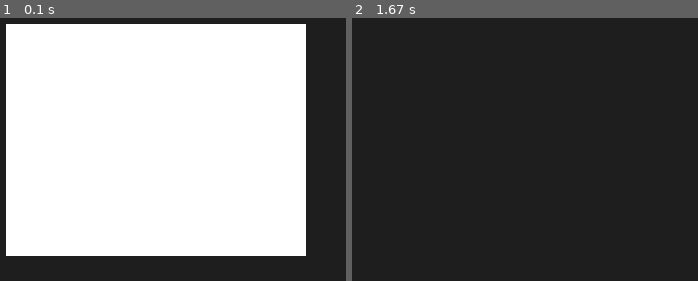
Above: before the commit, frames 1-2 (left to right).
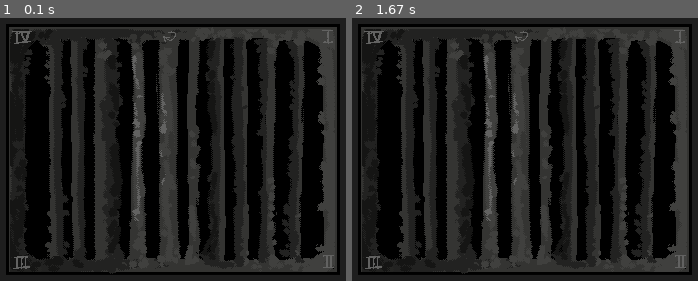
Above: after the commit, the same moments.

Repository: charles-kahlenberg/Bomb-defusal
Game: pygame game, started from flingtest.py
The game is run twice, just before and just after one commit, with the same random seed, the same clock (stepped at 60 frames per second) and the same inputs.
Inputs:
- Up to frame 1 (0.1 s): no input
- Up to frame 2 (1.67 s): tap Enter at 0.33 s

The runs differ from the first frame. In frame 1, 87% of the frame differs, in the area x 1-99%, y 2-98%; in frame 2, 49%.

Commit message:
Update flingtest.py

Diff:
--- a/flingtest.py
+++ b/flingtest.py
@@ -1,9 +1,15 @@
 import pygame
+import random
+import sys
+import numpy as np
+from bomb_configs import *
+
 
 pygame.init()
 screen = pygame.display.set_mode((800, 800))
 clock = pygame.time.Clock()
 
+vent = pygame.image.load("img_keys/vent.png").convert_alpha()
 rect_surf = pygame.Surface((300, 232), pygame.SRCALPHA)
 rect_surf.fill((255, 255, 255))
 
@@ -21,13 +27,20 @@
     for event in pygame.event.get():
         if event.type == pygame.QUIT:
             running = False
-        if event.type == pygame.KEYDOWN:
-            if event.key == pygame.K_RETURN:
-                fling = True
+        if RPi:
+            pressed = component_keypad.pressed_keys
+        else:
+            pressed = []
 
     screen.fill((30, 30, 30))
 
-    rotated_surf = pygame.transform.rotate(rect_surf, angle)
+    if len(pressed) > 3:
+        pressed = []
+
+    print(len(pressed))
+
+    if pressed == [4, 1, 2, 3]:
+        fling = True
 
     if fling:
         count += 1
@@ -35,10 +48,12 @@
         rx -= 40
         ry -= 40
 
+    fvent = pygame.transform.rotate(vent, angle)
+
     if fling:
-        screen.blit(rotated_surf, (rx,ry))
+        screen.blit(fvent, (rx,ry))
     else:
-        screen.blit(rect_surf, (rx, ry))
+        screen.blit(fvent, (rx, ry))
 
     pygame.display.flip()
     clock.tick(60)
